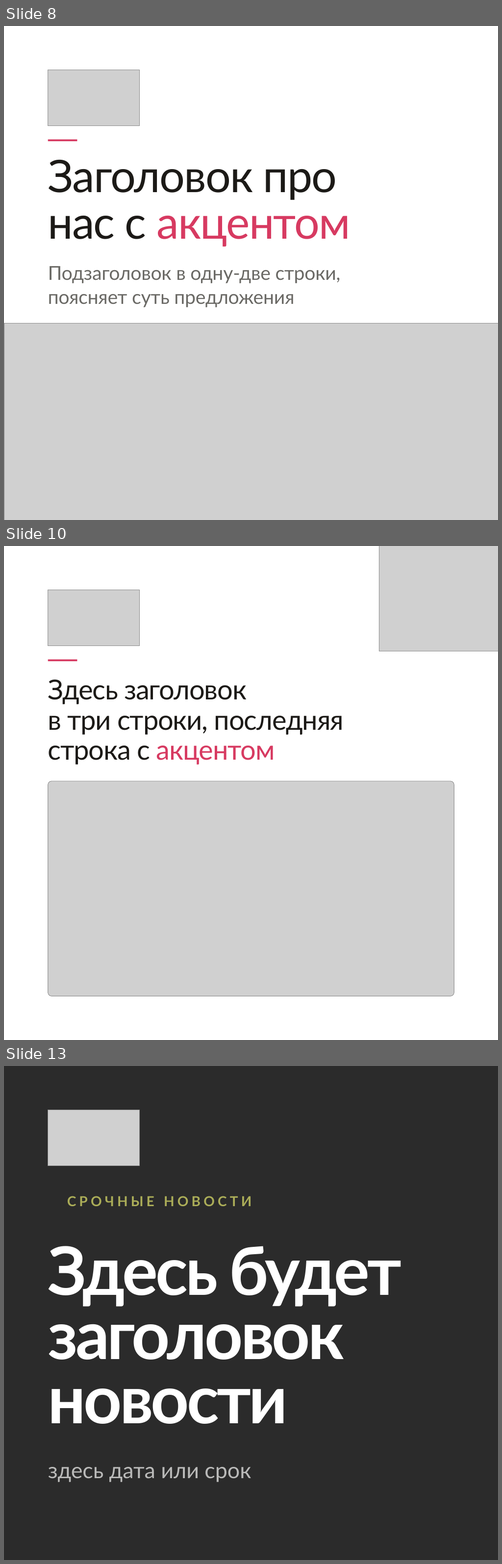
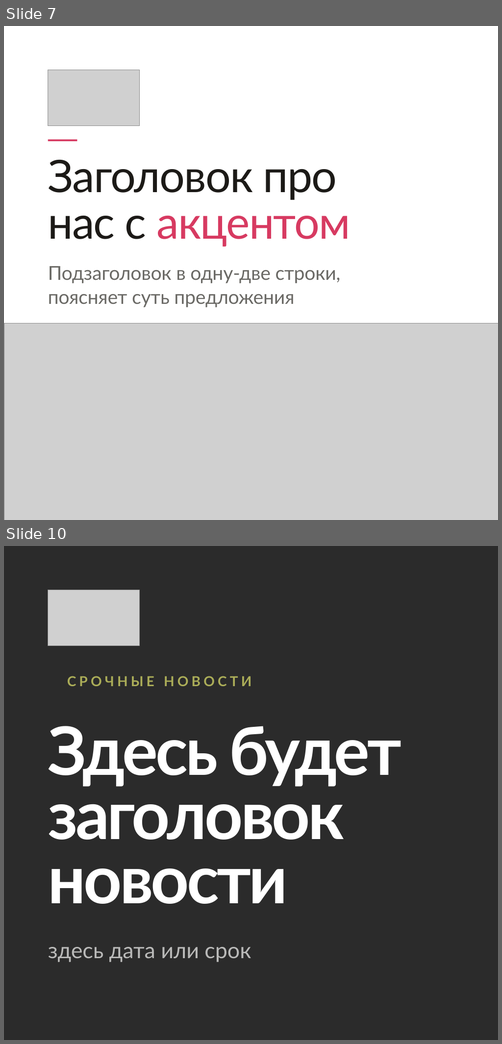
Before and after one commit to fagencymarketing-coder/design-system, a slide deck: editable/1plus1-templates.pptx. Shown one above the other, each under a label of ours: slides 8, 10 and 13 before the commit, slides 7 and 10 after it; the slides between them are not shown. The pictures are 502x1564 and 502x1044 pixels, drawn with LibreOffice and Linux fonts; fonts in the diff are those of the drawing; grey boxes stand for pictures; background and template pictures are left out; a plain dark background stands for a picture behind light text. Boxes give left, top, right and bottom in pixels: in the first picture for what was removed or moved away, otherwise in the second. Text is boxed around its words. In the diff, an @@ line names an element or a change of style, - is before the commit and + after.

```diff
--- a/editable/1plus1-templates.pptx
+++ b/editable/1plus1-templates.pptx
@@ slide 10 removed at [4, 546, 498, 1040], background picture (left out) @@
@@ picture removed at [379, 546, 498, 651] @@
@@ picture removed at [48, 590, 139, 645] @@
@@ rectangle removed at [48, 659, 78, 661] @@
@@ text removed at [48, 679, 344, 765] @@
-Здесь заголовок
-в три строки, последняя
-строка с акцентом
@@ picture removed at [48, 781, 454, 996] @@
@@ what was slide 8 is now slide 7 @@
@@ what was slide 13 is now slide 10 @@
```
Also in this commit, not shown: 4 slides changed, 1 slide added, 4 other slides removed, 4 other files.
